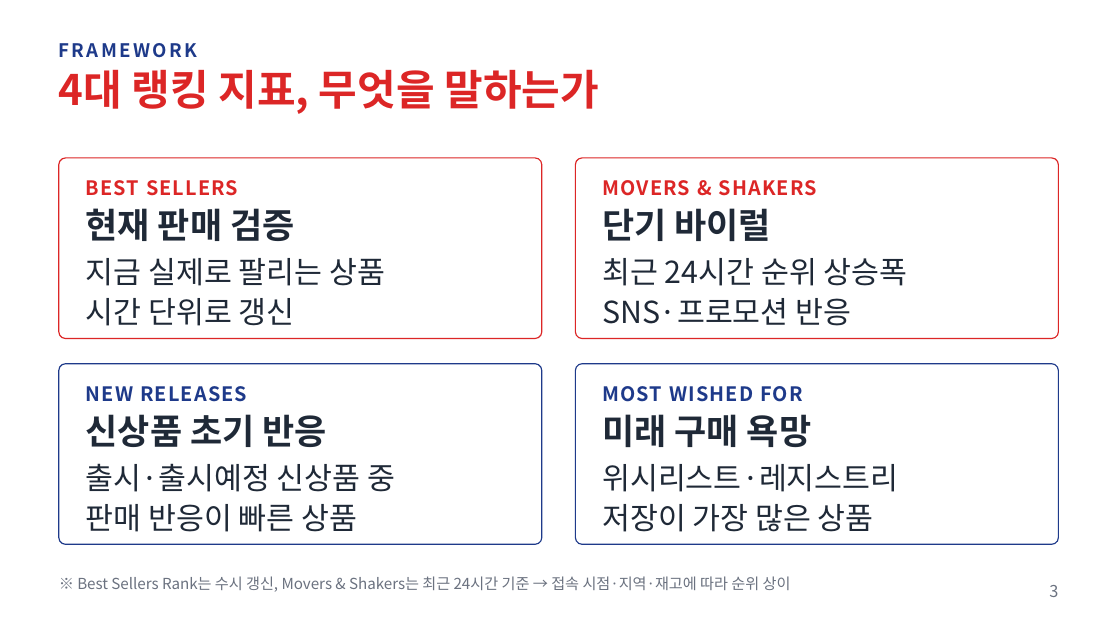
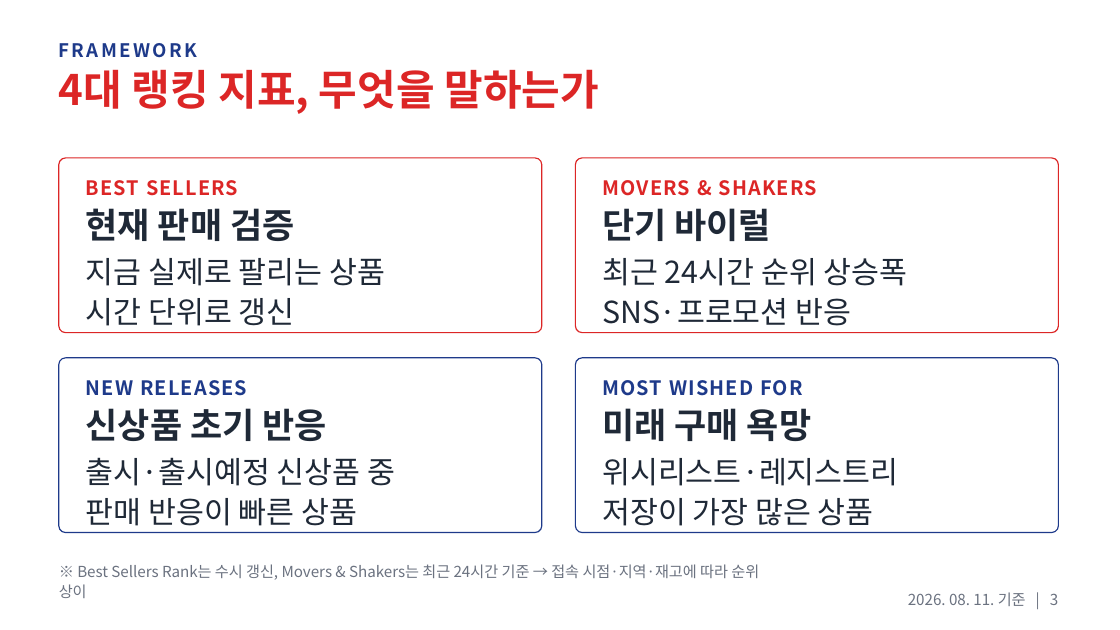
Before and after one commit to JOHENRIM/notion, a slide deck: slide 3 of reports/Aurora_Amazon_Plush_Ranking_Analysis.pptx. Drawn at 1120x630 pixels with LibreOffice and Linux fonts; fonts in the diff are those of the drawing. Boxes give left, top, right and bottom in pixels: in the first picture for what was removed or moved away, otherwise in the second. Text is boxed around its words. In the diff, an @@ line names an element or a change of style, - is before the commit and + after.

```diff
--- a/reports/Aurora_Amazon_Plush_Ranking_Analysis.pptx
+++ b/reports/Aurora_Amazon_Plush_Ranking_Analysis.pptx
@@ rounded rectangle: place and size @@
-rounded rectangle at <box>59,158,542,339</box>
+rounded rectangle at <box>59,158,542,333</box>
@@ rounded rectangle: place and size @@
-rounded rectangle at <box>576,158,1059,339</box>
+rounded rectangle at <box>576,158,1059,333</box>
@@ rounded rectangle: place and size @@
-rounded rectangle at <box>59,364,542,544</box>
+rounded rectangle at <box>59,358,542,533</box>
@@ proportions changed in 4 elements at <box>59,158,542,333</box>, <box>576,158,1059,333</box>, <box>59,358,542,533</box>, <box>576,358,1059,533</box> @@
@@ rounded rectangle: place and size @@
-rounded rectangle at <box>576,364,1059,544</box>
+rounded rectangle at <box>576,358,1059,533</box>
@@ 6 texts: place and size @@
-6 texts at <box>86,386,898,532</box>
+6 texts at <box>86,380,898,526</box>
@@ text "※ Best Sellers Rank는 수시 ...": place and size @@
-text "※ Best Sellers Rank는 수시 ..." at <box>77,576,791,592</box>
+text "※ Best Sellers Rank는 수시 ..." at <box>59,564,759,598</box>
@@ text "※ Best Sellers Rank는 수시 ..." at <box>59,564,759,598</box>: line spacing 1 to 17pt @@
@@ text at <box>908,592,1058,606</box>: text changed; size 14 to 13 pt @@
-3
+2026. 08. 11. 기준 | 3
```
Also in this commit, not shown: 8 other slides changed, 1 other file.
